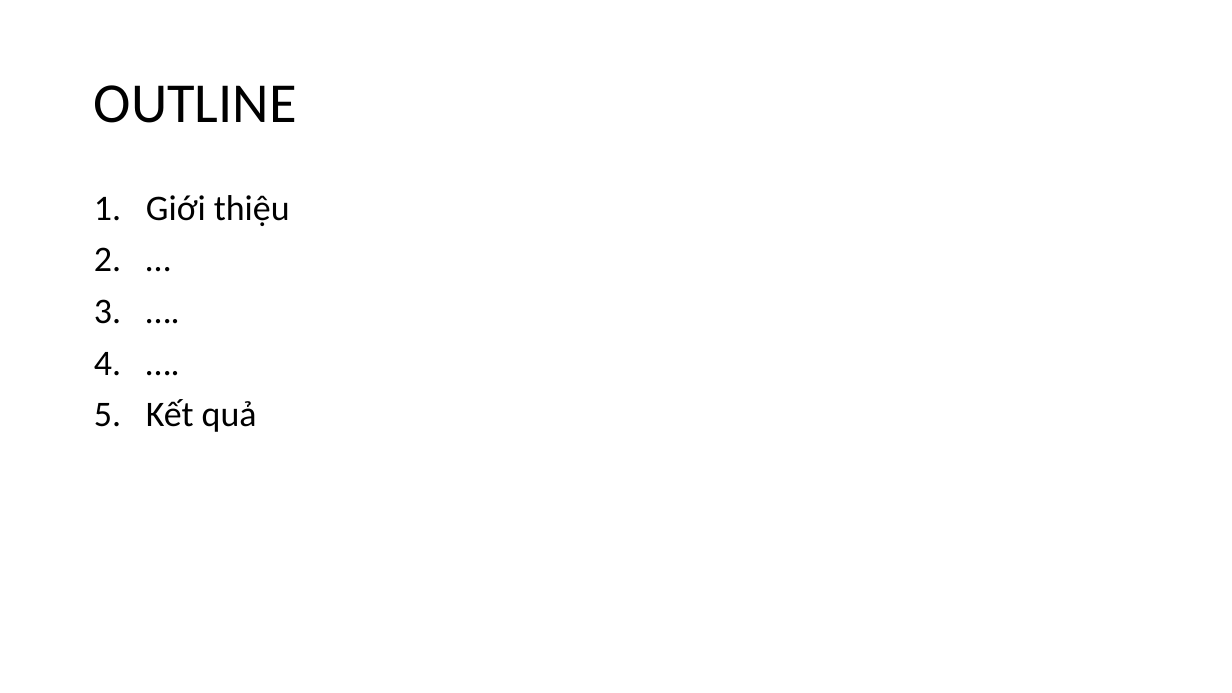
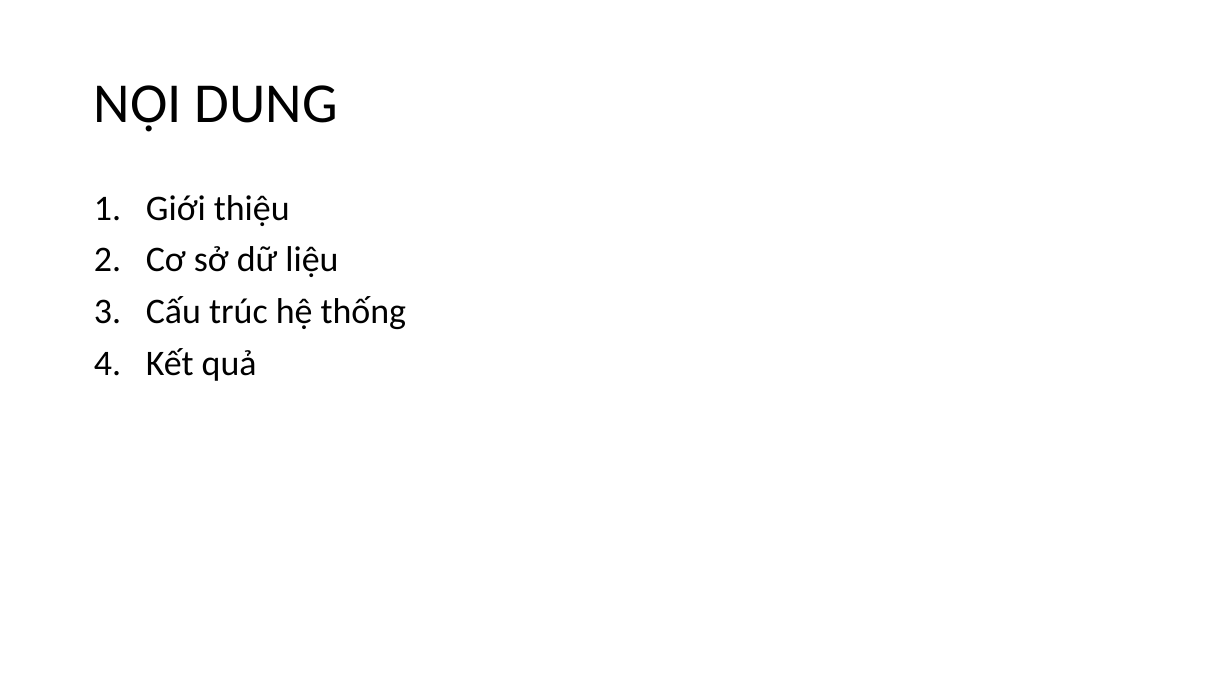
Before and after one commit to hoanghlt/quanlynganhang, a slide deck: slide 3 of docs/Slide template.pptx. Drawn at 1232x693 pixels with LibreOffice and Linux fonts; fonts in the diff are those of the drawing. Boxes give left, top, right and bottom in pixels: in the first picture for what was removed or moved away, otherwise in the second. Text is boxed around its words. In the diff, an @@ line names an element or a change of style, - is before the commit and + after.

```diff
--- a/docs/Slide template.pptx
+++ b/docs/Slide template.pptx
@@ title at box(94, 85, 338, 132): text changed @@
-OUTLINE
+NỘI DUNG
@@ text at box(146, 246, 407, 329): text changed @@
-2. …
-3. ….
-4. ….
+2. Cơ sở dữ liệu
+3. Cấu trúc hệ thống
```
Also in this commit, not shown: 4 other slides changed, 7 slides added, 2 slides removed, 11 other files.
